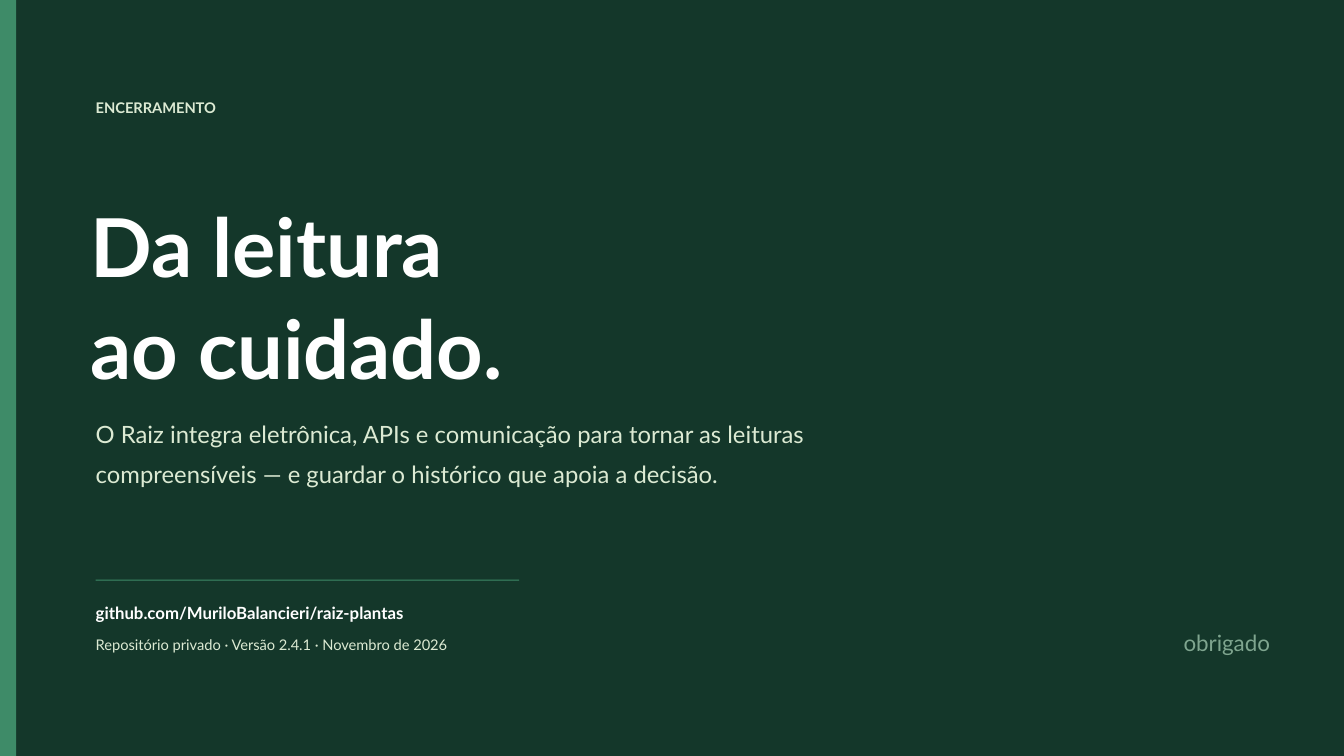
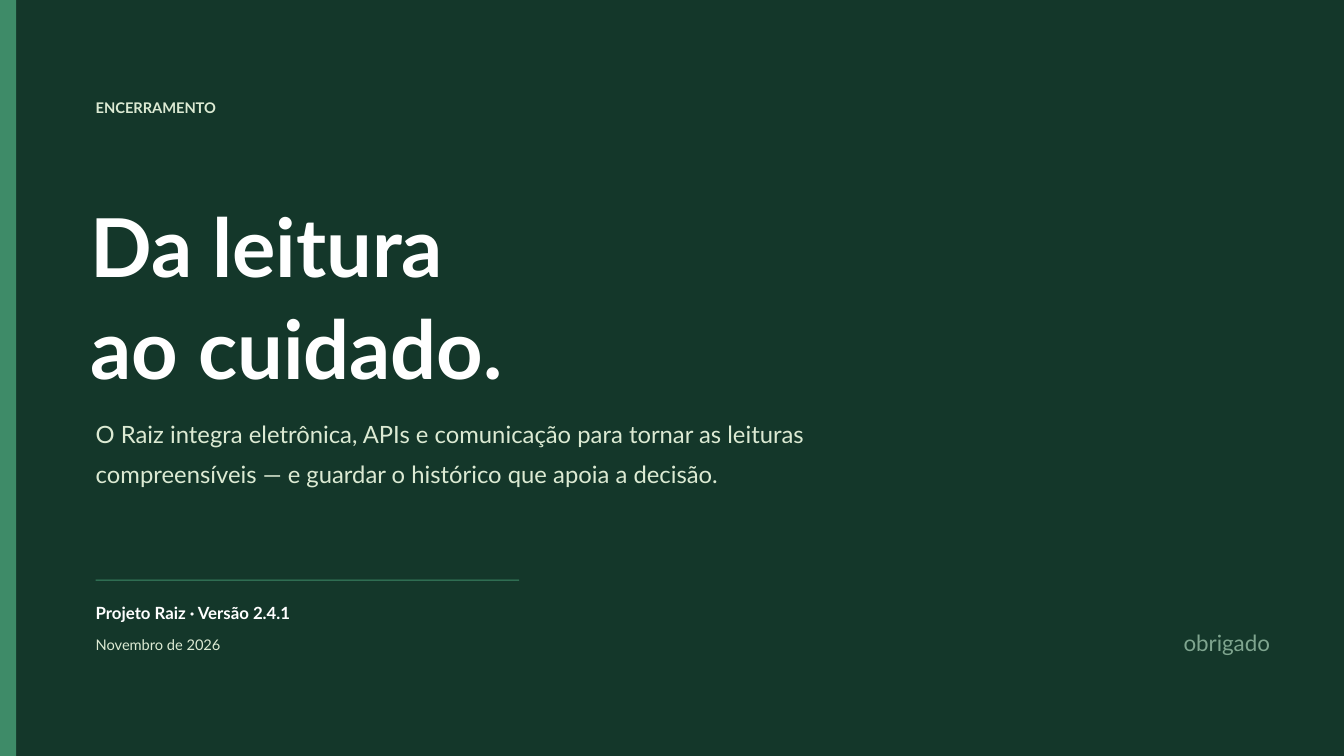
Before and after one commit to MuriloBalancieri/raiz-plantas, a slide deck: slide 14 of Apresentacao/Raiz-Apresentacao.pptx. Drawn at 1344x756 pixels with LibreOffice and Linux fonts; fonts in the diff are those of the drawing. Boxes give left, top, right and bottom in pixels: in the first picture for what was removed or moved away, otherwise in the second. Text is boxed around its words. In the diff, an @@ line names an element or a change of style, - is before the commit and + after.

```diff
--- a/Apresentacao/Raiz-Apresentacao.pptx
+++ b/Apresentacao/Raiz-Apresentacao.pptx
@@ text at [96, 606, 290, 622]: text changed @@
-github.com/MuriloBalancieri/raiz-plantas
+Projeto Raiz · Versão 2.4.1
@@ text at [96, 639, 221, 650]: text changed @@
-Repositório privado · Versão 2.4.1 · Novembro de 2026
+Novembro de 2026
```
Also in this commit, not shown: 2 other slides changed, 10 other files.
